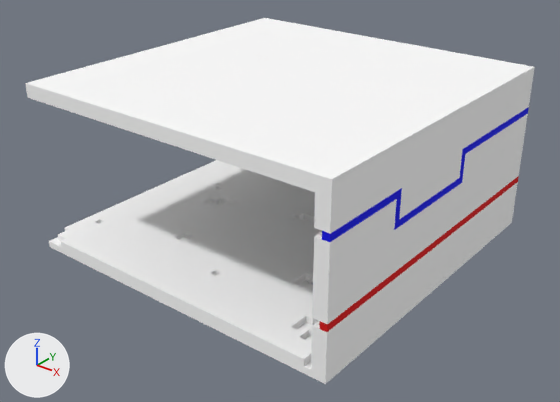
Two versions of the FBX model KWEngine2Test/Models/Corridors/corridorCornerLeft01_Roof.fbx, one commit apart.
Camera for both pictures: a 50 mm lens placed at (5.13, -6.57, 4.49), pointed at (0.06, -0.23, 0.56). Every picture has the same lights, and +X, +Y and +Z are marked at lower left.

The scene before the commit, as lines of its bpy script (objects in view):
```python
mat_palette_015 = principled_material('palette.015')
mat_palette_015.texture = img_corridors_png  # with its transparency
mat_palette_015.roughness = 1.0
me_ceiling1_003 = bpy.data.meshes.new('ceiling1.003')
me_ceiling1_003.from_pydata(...)  # 144 vertices, 284 faces; spans x -2.0..1.84, y -2.0..1.84, z 1.84..2.0
me_ceiling1_003.materials.append(mat_palette_016)  # picture img_corridors_png
me_floor1_006 = bpy.data.meshes.new('floor1.006')
me_floor1_006.from_pydata(...)  # 196 vertices, 392 faces; spans x -2.0..1.84, y -2.0..1.84, z 0.0..0.16
me_floor1_006.materials.append(mat_palette_022)  # picture img_corridors_png
me_wall_left1_008 = bpy.data.meshes.new('wall_left1.008')
me_wall_left1_008.from_pydata(...)  # 56 vertices, 108 faces; spans x 1.84..2.0, y -2.0..1.84, z 0.0..2.0
me_wall_left1_008.materials.append(mat_palette_015)  # picture img_corridors_png
ob_ceiling1_003 = bpy.data.objects.new('ceiling1.003', me_ceiling1_003)
ob_ceiling1_003.location = (0.0, 0.0, 0.0)
ob_floor1_006 = bpy.data.objects.new('floor1.006', me_floor1_006)
ob_floor1_006.location = (0.0, 0.0, 0.0)
ob_wall_left1_008 = bpy.data.objects.new('wall_left1.008', me_wall_left1_008)
ob_wall_left1_008.location = (0.0, 0.0, 0.0)
# also in view: 'wall_left1.007' at (0.0, 1.92, 1.0)
```
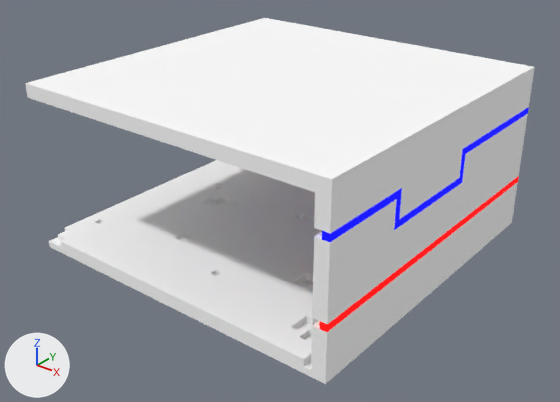
Edits to the scene script, one JSON object a line:
```json
{"op": "add", "block": "img_corridors_emissive_png", "code": ["img_corridors_emissive_png = load_image('corridors_emissive.png', 'corridors_emissive.png', 256, 1, 'sRGB')"]}
{"block": "mat_palette_015", "where": "n0 = _N.new('ShaderNodeBsdfPrincipled'); n0.name = 'Principled BSDF'"}
{"op": "add", "block": "mat_palette_015", "code": "n0.inputs[28].default_value = 1.0  # 'Emission Strength'"}
{"op": "add", "block": "mat_palette_015", "code": "n3 = _N.new('ShaderNodeTexImage'); n3.name = 'Image Texture.001'"}
{"op": "add", "block": "mat_palette_015", "code": "n3.image = img_corridors_emissive_png"}
{"op": "add", "block": "mat_palette_015", "code": "_L.new(n3.outputs[0], n0.inputs[27])  # 'Color' to 'Emission Color'"}
```

Pixel boxes (x1, y1, x2, y2) of what changed, in the pictures (560 x 402 px):
```json
{"object": "wall_left1.008", "change": "surface changed", "before": [312, 105, 524, 335], "after": [312, 105, 524, 335]}
```
